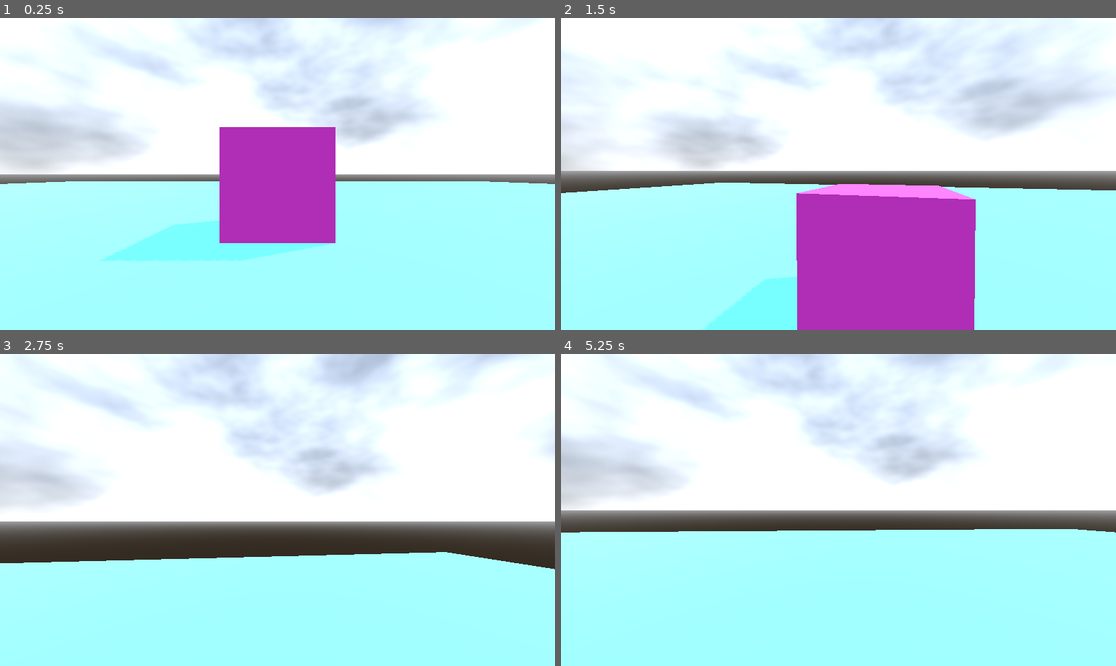
Above: before the commit, frames 1-4 (two rows, left to right).
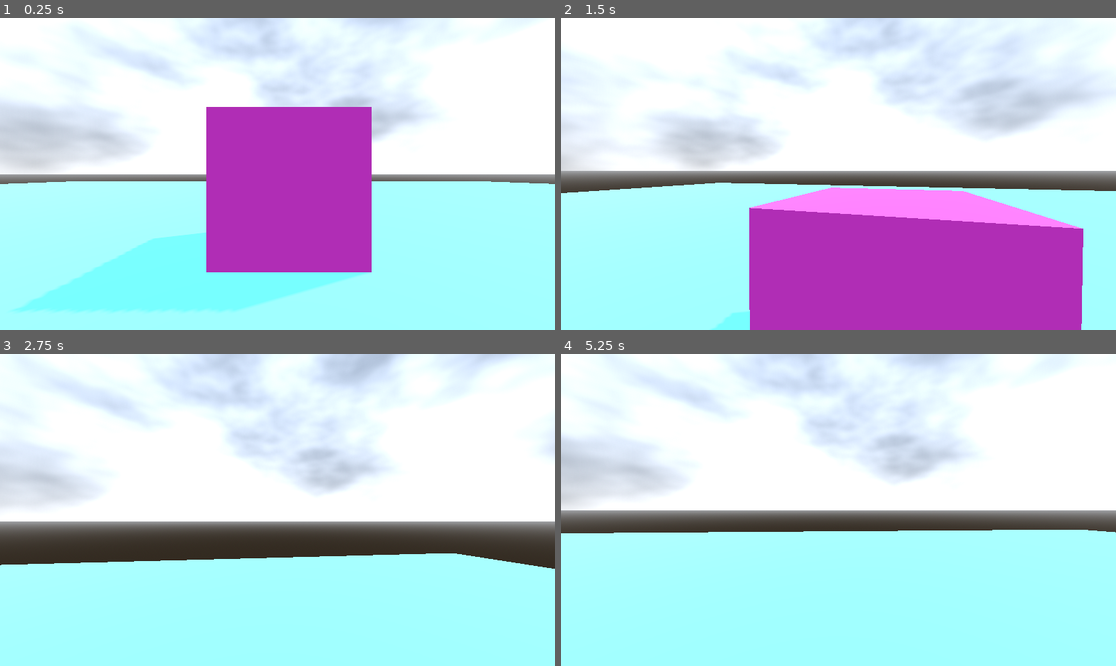
Above: after the commit, the same moments.

Repository: 1Magz1/FPS-Starter-Kit
Game: Godot game, scene res://levels/test/test.tscn
The game is run twice, just before and just after one commit, with the same random seed, the same clock (stepped at 60 frames per second) and the same inputs. Before the commit the project starts from res://Levels/General/general.tscn.
Inputs (mouse positions are in pixels of both pictures, inside the frame that each line leads up to):
- Up to frame 1 (0.25 s): no input
- Up to frame 2 (1.5 s): tap Enter at 0.5 s; move the mouse to (866, 174) at 0.52 s; hold W (move_forward) from 0.53 s (still down); tap C (action_crouch) at 0.6 s; tap Space (action_jump) at 0.77 s; move the mouse to (810, 174) at 1.27 s; tap Shift (action_walk) at 1.35 s
- Up to frame 3 (2.75 s): keep holding W (move_forward); tap Space (action_jump) at 1.52 s; move the mouse to (288, 503) at 2.02 s; tap C (action_crouch) at 2.1 s
- Up to frame 4 (5.25 s): keep holding W (move_forward); move the mouse to (832, 516) at 2.77 s; tap Shift (action_walk) at 2.85, 4.35 s; tap Space (action_jump) at 3.02, 3.77, 4.52 s; move the mouse to (877, 513) at 3.52 s; tap C (action_crouch) at 3.6, 5.1 s; move the mouse to (794, 506) at 4.27 s; move the mouse to (844, 510) at 5.02 s

The runs differ from the first frame. In frame 1, 15% of the frame differs, in the area x 1-99%, y 28-95%; in frame 2, 14%; in frame 3, 0.4%; in frame 4, 0.3%.

Commit message:
main
WIP

Diff:
--- a/Objects/Player/player.tscn
+++ b/Objects/Player/player.tscn
@@ -1,6 +1,6 @@
 [gd_scene load_steps=5 format=3 uid="uid://bw3megsg6ajjt"]
 
-[ext_resource type="Script" path="res://Objects/Player/player.gd" id="1_cfl0d"]
+[ext_resource type="Script" path="res://objects/player/player.gd" id="1_cfl0d"]
 
 [sub_resource type="CapsuleMesh" id="CapsuleMesh_p5sv7"]
 
--- a/Levels/General/general.tscn
+++ b/levels/test/test.tscn
@@ -1,6 +1,6 @@
 [gd_scene load_steps=9 format=3 uid="uid://p4a4yh4md38n"]
 
-[ext_resource type="PackedScene" uid="uid://bw3megsg6ajjt" path="res://Objects/Player/player.tscn" id="1_0eoc4"]
+[ext_resource type="PackedScene" uid="uid://bw3megsg6ajjt" path="res://objects/player/player.tscn" id="1_vckpx"]
 
 [sub_resource type="StandardMaterial3D" id="StandardMaterial3D_toywe"]
 albedo_color = Color(0.329412, 0.737255, 0.784314, 1)
@@ -24,7 +24,7 @@
 background_mode = 2
 sky = SubResource("Sky_7mxia")
 
-[node name="General" type="Node3D"]
+[node name="Test" type="Node3D"]
 
 [node name="Map" type="Node3D" parent="."]
 
@@ -51,7 +51,8 @@
 shadow_enabled = true
 shadow_opacity = 0.75
 
-[node name="Player" parent="." instance=ExtResource("1_0eoc4")]
-
 [node name="WorldEnvironment" type="WorldEnvironment" parent="."]
 environment = SubResource("Environment_n4opm")
+
+[node name="Player" parent="." instance=ExtResource("1_vckpx")]
+transform = Transform3D(1, 0, 0, 0, 1, 0, 0, 0, 1, -0.210277, -7.63685e-07, -1.5519)
--- a/project.godot
+++ b/project.godot
@@ -11,9 +11,13 @@
 [application]
 
 config/name="RetroFPSStarterKit"
-run/main_scene="res://Levels/General/general.tscn"
+run/main_scene="res://levels/test/test.tscn"
 config/features=PackedStringArray("4.1", "Forward Plus")
 config/icon="res://icon.svg"
+
+[filesystem]
+
+import/fbx/enabled=false
 
 [input]
 
